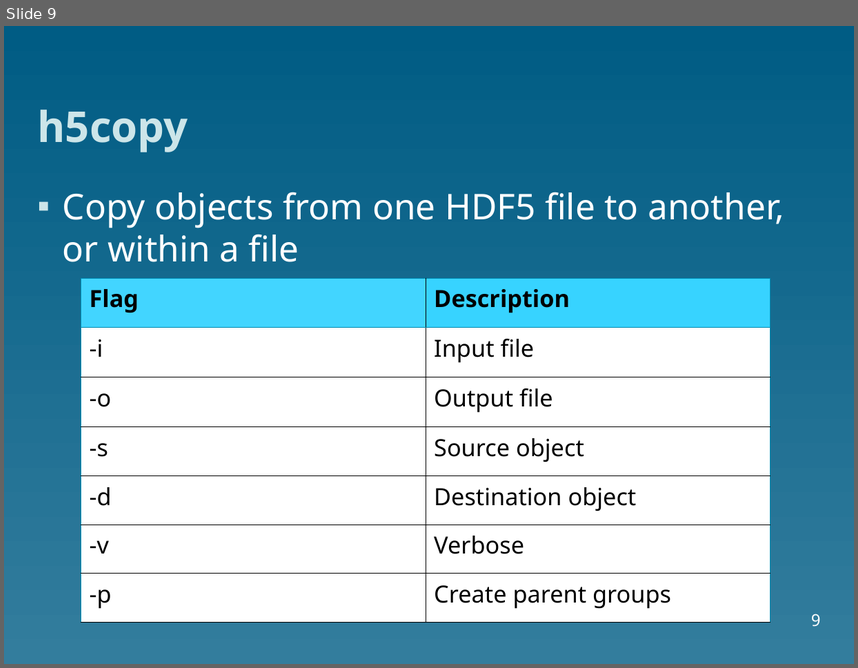
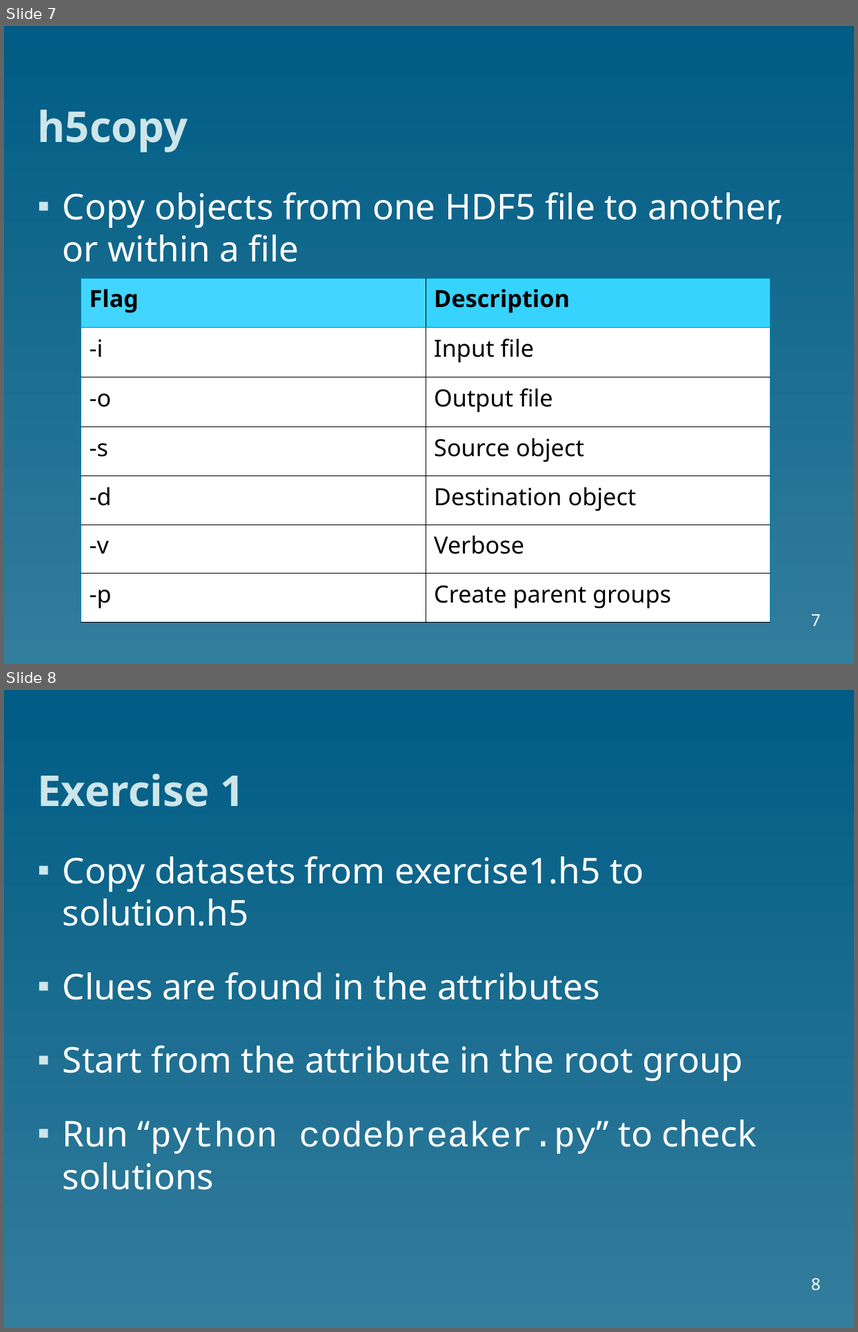
Before and after one commit to christophertacon/Blog, a slide deck: tools-pelican/content/HDF5/slides/HDF5_presentation.ppt. Shown one above the other, each under a label of ours: slide 9 before the commit, slides 7 and 8 after it. The pictures are 858x668 and 858x1332 pixels, drawn with LibreOffice and Linux fonts; fonts in the diff are those of the drawing. Boxes give left, top, right and bottom in pixels: in the first picture for what was removed or moved away, otherwise in the second. Text is boxed around its words. In the diff, an @@ line names an element or a change of style, - is before the commit and + after.

```diff
--- a/tools-pelican/content/HDF5/slides/HDF5_presentation.ppt
+++ b/tools-pelican/content/HDF5/slides/HDF5_presentation.ppt
@@ slide 8 added at <box>4,690,854,1328</box>, background gradient #005C84 to #337D9D @@
@@ title added at <box>37,773,245,807</box>, 36 pt, text #CCE5E9, bold @@
+Exercise 1
@@ text added at <box>63,856,757,1190</box>, 30 pt, text #FFFFFF @@
+▪ Copy datasets from exercise1.h5 to solution.h5
+▪ Clues are found in the attributes
+▪ Start from the attribute in the root group
+▪ Run “python codebreaker.py” to check solutions
@@ page number added at <box>811,1277,821,1290</box>, 14 pt, text #FFFFFF @@
+8
@@ what was slide 9 is now slide 7 @@
@@ page number at <box>811,614,821,626</box>: text changed @@
-9
+7
```
Also in this commit, not shown: 7 slides changed, 1 other slide added, 4 slides removed.
